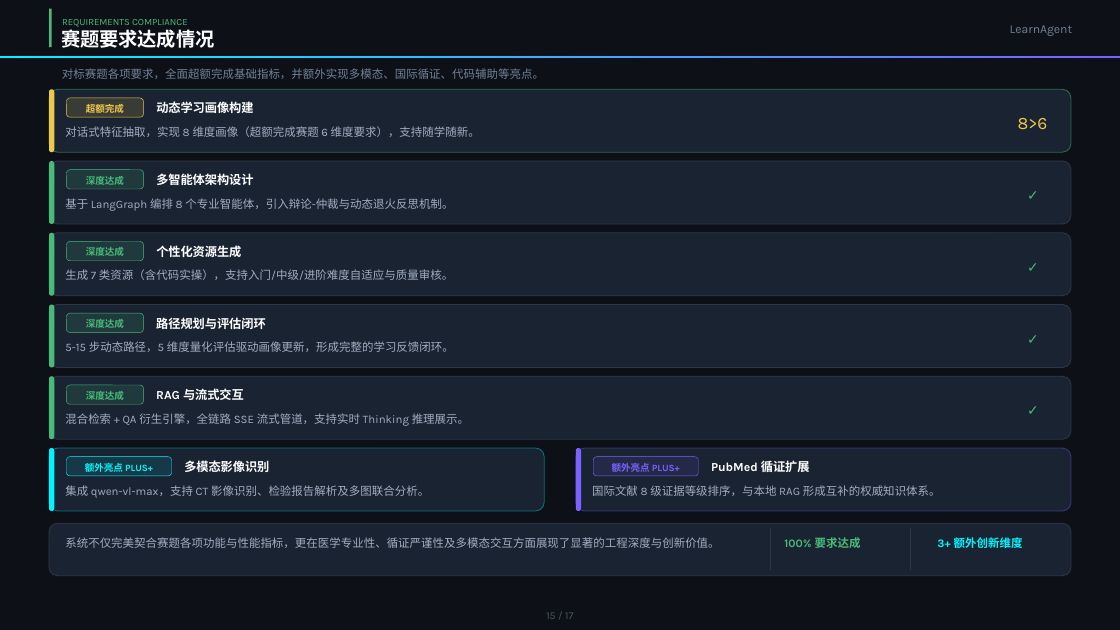
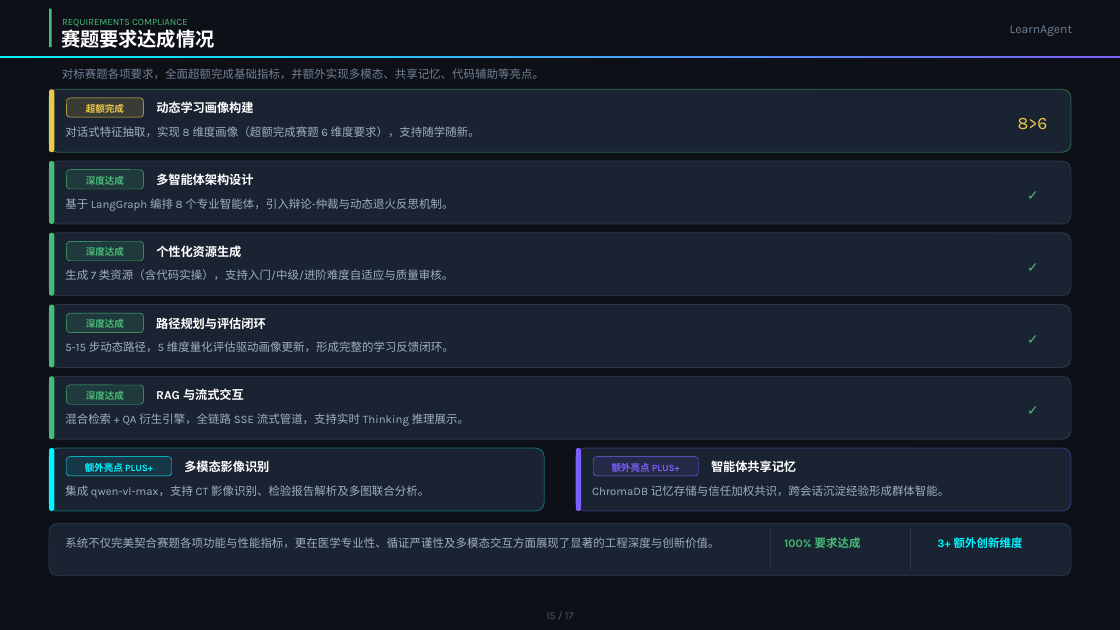
Before and after one commit to AttentionCoo/learning-characterizing-mas, a slide deck: slide 15 of docs/competition/LearnAgent.pptx. Drawn at 1120x630 pixels with LibreOffice and Linux fonts; fonts in the diff are those of the drawing. Boxes give left, top, right and bottom in pixels: in the first picture for what was removed or moved away, otherwise in the second. Text is boxed around its words. In the diff, an @@ line names an element or a change of style, - is before the commit and + after.

Commit message:
docs+feat: 全面移除 PubMed 相关内容,循证链路改走本地知识库
- VisionRAGBridge 剥离 PubMed 检索(MeSH 映射/查询生成/证据排序),保留本地 ChromaDB 循证
- vision_node 与 /model/medical/analyze-image 同步移除 PubMed 检索路径与响应字段
- prompts.yaml 循证提示词改为本地指南来源;前端 MedicalImageViewer 移除 PubMed 文献卡片
- README/ARCHITECTURE/需求规格/RAG技术文档/测试文档/接口文档/竞赛文档 全量清理并重编号
- 竞赛 PPTX 4 页 PubMed 文案改写为智能体共享记忆等真实已实现功能(XML 校验通过)

```diff
--- a/docs/competition/LearnAgent.pptx
+++ b/docs/competition/LearnAgent.pptx
@@ text at [62,68,544,79]: text changed @@
-对标赛题各项要求，全面超额完成基础指标，并额外实现多模态、国际循证、代码辅助等亮点。
+对标赛题各项要求，全面超额完成基础指标，并额外实现多模态、共享记忆、代码辅助等亮点。
@@ text at [711,460,796,472]: text changed @@
-PubMed 循证扩展
+智能体共享记忆
@@ text at [592,485,949,496]: text changed @@
-国际文献 8 级证据等级排序，与本地 RAG 形成互补的权威知识体系。
+ChromaDB 记忆存储与信任加权共识，跨会话沉淀经验形成群体智能。
```
Also in this commit, not shown: 3 other slides changed, 17 other files.
